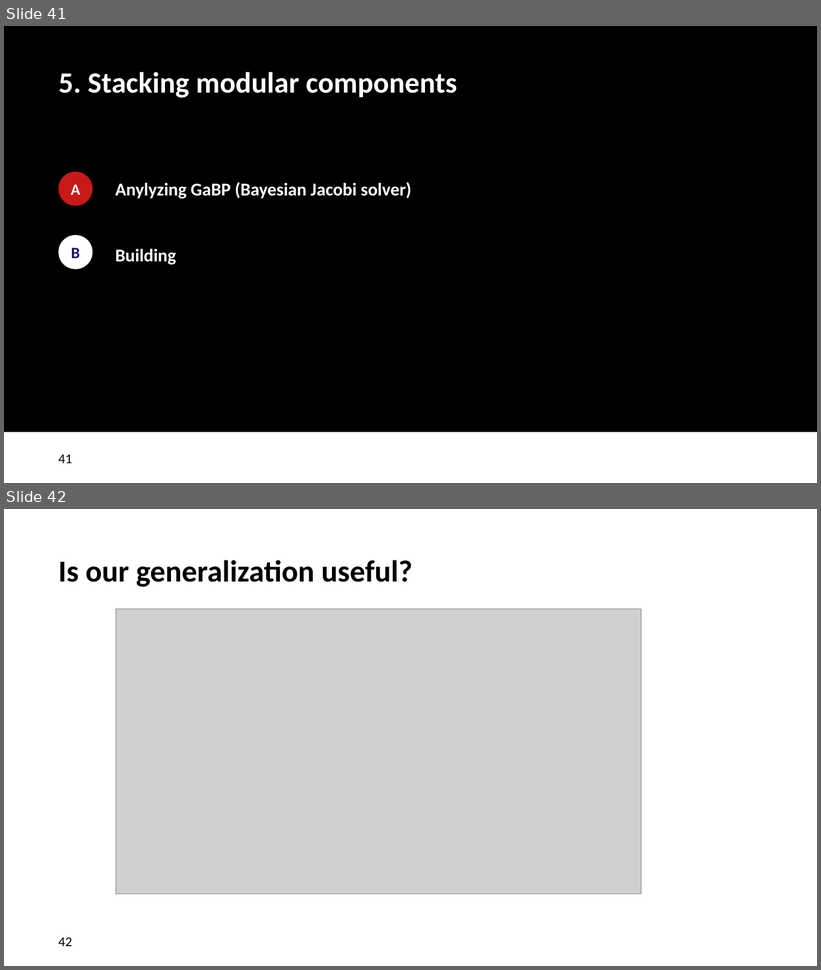
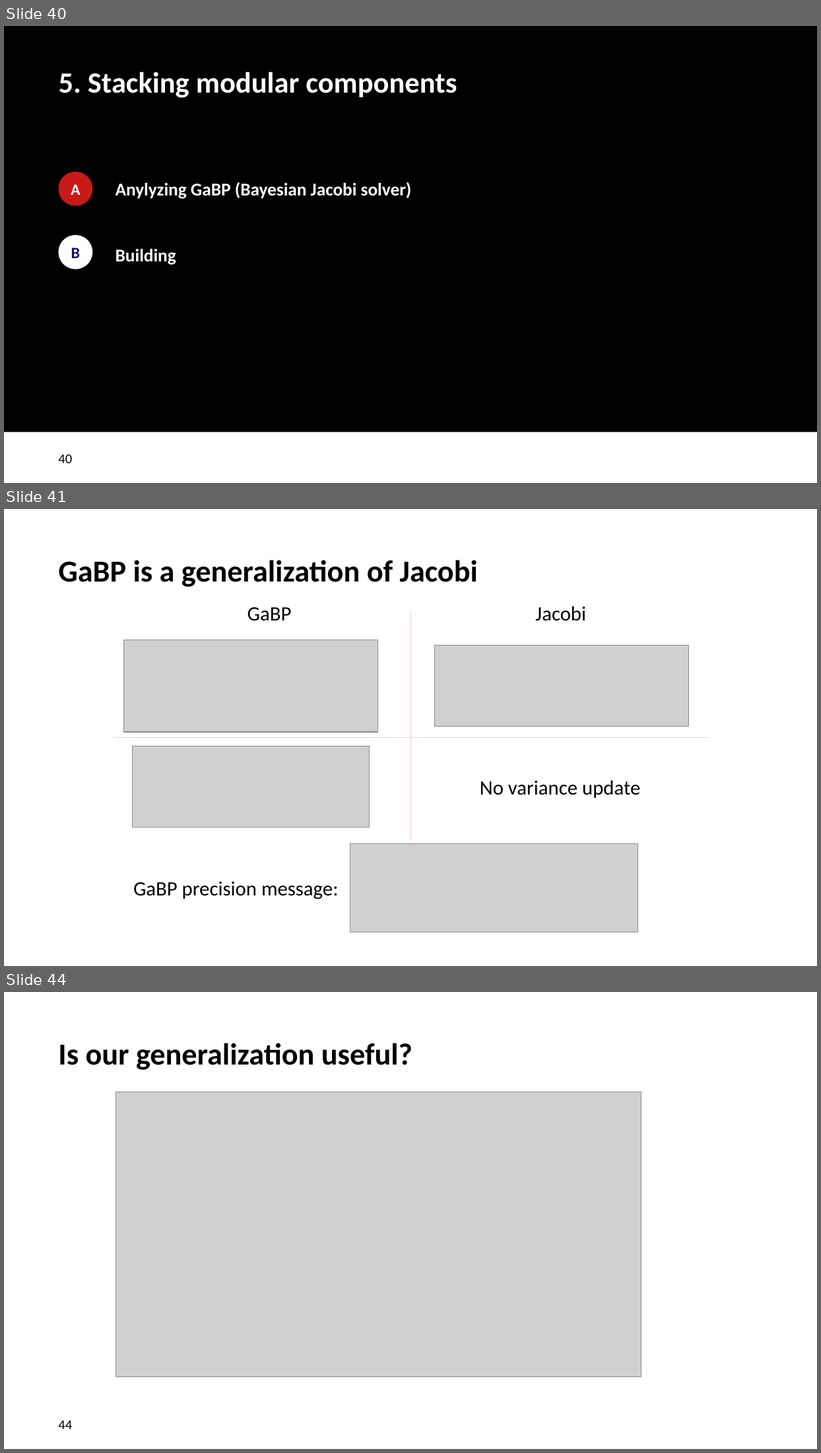
Before and after one commit to biaslab/ProbNum2026-Tutorial, a slide deck: slides/BIASlab-ProbNum2026.pptx. Shown one above the other, each under a label of ours: slides 41 and 42 before the commit, slides 40, 41 and 44 after it; the slides between them are not shown. The pictures are 821x970 and 821x1453 pixels, drawn with LibreOffice and Linux fonts; fonts in the diff are those of the drawing; grey boxes stand for pictures; background and template pictures are left out. Boxes give left, top, right and bottom in pixels: in the first picture for what was removed or moved away, otherwise in the second. Text is boxed around its words. In the diff, an @@ line names an element or a change of style, - is before the commit and + after.

```diff
--- a/slides/BIASlab-ProbNum2026.pptx
+++ b/slides/BIASlab-ProbNum2026.pptx
@@ slide 41 added at bbox=[4, 509, 817, 966], background #FFFFFF @@
@@ title added at bbox=[58, 560, 478, 587], 27 pt, text #000000, bold @@
+GaBP is a generalization of Jacobi
@@ text added at bbox=[248, 607, 292, 621], 18 pt, text #000000 @@
+GaBP
@@ text added at bbox=[535, 606, 586, 621], 18 pt, text #000000 @@
+Jacobi
@@ line added from (411, 611) to (411, 842), #F9CCCC 0.5 pt @@
@@ picture added at bbox=[124, 640, 378, 733] @@
@@ picture added at bbox=[435, 646, 688, 727] @@
@@ line added from (114, 737) to (708, 737), #F9CCCC 0.5 pt @@
@@ picture added at bbox=[133, 747, 370, 828] @@
@@ text added at bbox=[480, 780, 640, 798], 18 pt, text #000000 @@
+No variance update
@@ picture added at bbox=[350, 844, 638, 932] @@
@@ text added at bbox=[133, 882, 339, 900], 18 pt, text #000000 @@
+GaBP precision message:
@@ what was slide 41 is now slide 40 @@
@@ page number at bbox=[58, 454, 72, 464]: text changed @@
-41
+40
@@ what was slide 42 is now slide 44 @@
@@ page number at bbox=[58, 1420, 72, 1430]: text changed @@
-42
+44
```
Also in this commit, not shown: 4 slides changed, 2 other slides added, 1 slide removed, 6 other files.
